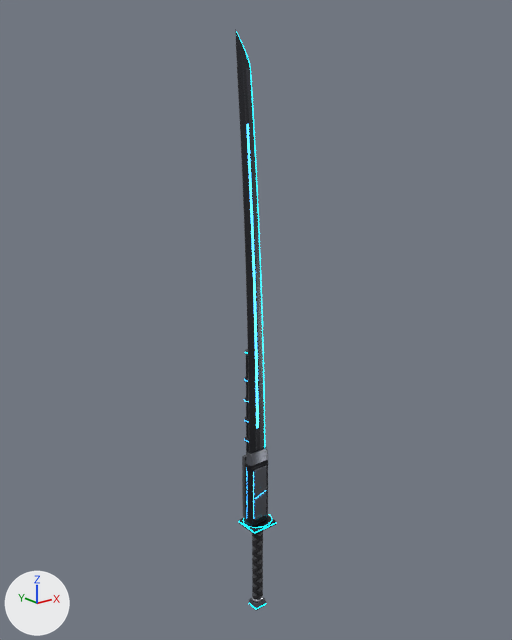
What one commit did to the glTF model assets/swords/487.glb.
One viewpoint serves both versions: a camera (50 mm lens) standing at (-1.205, -1.498, 1.259) and looking at (0.012, 0.023, 0.651). Every picture has the same lights, and +X, +Y and +Z are marked at lower left. The older version comes first.

Names of what the first picture shows: 'glow_kat_edge', 'glow_kat_line', 'glow_kat_rim', 'kat_blade', 'kat_dark', 'kat_plate', 'kat_shin', 'kat_wrap'.
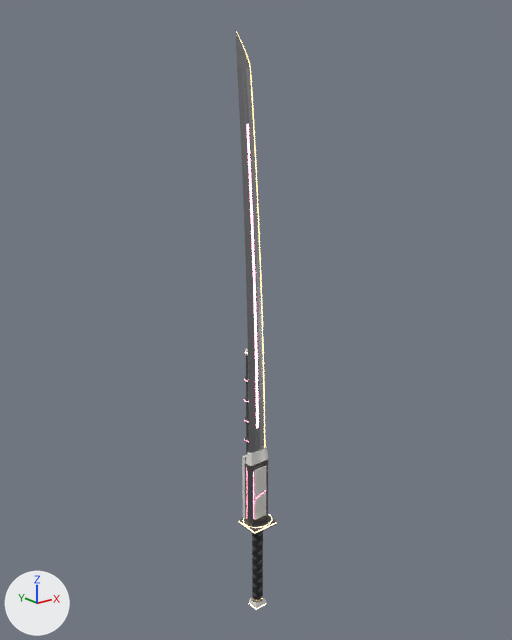
Changed parts and their boxes (x1, y1, x2, y2) in the pictures (512 x 640 px):
'kat_shin', recoloured (black to grey): (235, 29, 260, 453) in both
'kat_blade', recoloured (lighter): (243, 68, 264, 449) in both
'kat_dark', recoloured (lighter): (239, 349, 276, 535) in both
'kat_plate', recoloured (lighter): (242, 349, 268, 610) in both
'glow_kat_line', recoloured: (244, 124, 267, 519) in both
'glow_kat_edge', recoloured: (236, 31, 265, 447) in both
'glow_kat_rim', recoloured: (239, 352, 276, 609) in both

What changed in the scene script:
```text
Add mat_kat_shin_dawn:
    mat_kat_shin_dawn = bpy.data.materials.new('kat_shin_dawn')
    # uses the picture img_487_kat_shin_dawn_col
    # uses the picture img_487_kat_shin_dawn_rough
    # uses the picture img_487_kat_shin_nor
Add mat_kat_plate_dawn:
    mat_kat_plate_dawn = bpy.data.materials.new('kat_plate_dawn')
    # uses the picture img_487_kat_plate_dawn_col
    # uses the picture img_487_kat_plate_dawn_nor
    # uses the picture img_487_kat_plate_dawn_rough
Add mat_kat_dark_dawn:
    mat_kat_dark_dawn = bpy.data.materials.new('kat_dark_dawn')
    # uses the picture img_487_kat_dark_dawn_col
    # uses the picture img_487_kat_dark_dawn_nor
    # uses the picture img_487_kat_dark_dawn_rough
Add mat_kat_blade_dawn:
    mat_kat_blade_dawn = bpy.data.materials.new('kat_blade_dawn')
    # uses the picture img_487_kat_blade_dawn_col
    # uses the picture img_487_kat_blade_dawn_rough
    # uses the picture img_487_kat_blade_nor
Change me_body_487_001:
    where me_body_487_001.from_pydata(...)  # 67 vertices, 86 faces; spans x -0.071..0.03, y -0.001..0.001, z 0.22..1.42
    remove me_body_487_001.materials.append(mat_glow_kat_edge)  # cyan #00adbc, glowing cyan #00e7ff
    add me_body_487_001.materials.append(mat_glow_kat_edge_dawn)  # brown #bca26f, glowing beige #ffdd99
Change me_body_487_004:
    where me_body_487_004.from_pydata(...)  # 328 vertices, 580 faces; spans x -0.042..0.022, y -0.02..0.05, z 0.03..1.195
    remove me_body_487_004.materials.append(mat_glow_kat_line)  # blue #0081cb, glowing blue #38adff
    add me_body_487_004.materials.append(mat_glow_kat_line_dawn)  # pink #bc6f89, glowing pink #ff99bc
Change me_neon_487:
    where me_neon_487.from_pydata(...)  # 220 vertices, 440 faces; spans x -0.047..0.047, y -0.043..0.048, z -0.303..0.555
    remove me_neon_487.materials.append(mat_glow_kat_rim)  # cyan #00b3c4, glowing cyan #00edff
    add me_neon_487.materials.append(mat_glow_kat_rim_dawn)  # beige #bcaa82, glowing beige #ffe7b3
Change me_body_487_002:
    where me_body_487_002.from_pydata(...)  # 140 vertices, 156 faces; spans x -0.052..0.025, y -0.006..0.006, z 0.22..1.33
    remove me_body_487_002.materials.append(mat_kat_blade)
    add me_body_487_002.materials.append(mat_kat_blade_dawn)
Change me_body_487_005:
    where me_body_487_005.from_pydata(...)  # 312 vertices, 471 faces; spans x -0.043..0.043, y -0.039..0.049, z -0.009..0.56
    remove me_body_487_005.materials.append(mat_kat_dark)
    add me_body_487_005.materials.append(mat_kat_dark_dawn)
Change me_body_487_006:
    where me_body_487_006.from_pydata(...)  # 100 vertices, 144 faces; spans x -0.041..0.041, y -0.021..0.047, z -0.31..0.56
    remove me_body_487_006.materials.append(mat_kat_plate)
    add me_body_487_006.materials.append(mat_kat_plate_dawn)
Change me_body_487_003:
    where me_body_487_003.from_pydata(...)  # 323 vertices, 500 faces; spans x -0.071..0.005, y -0.006..0.006, z 0.22..1.42
    remove me_body_487_003.materials.append(mat_kat_shin)
    add me_body_487_003.materials.append(mat_kat_shin_dawn)
```
